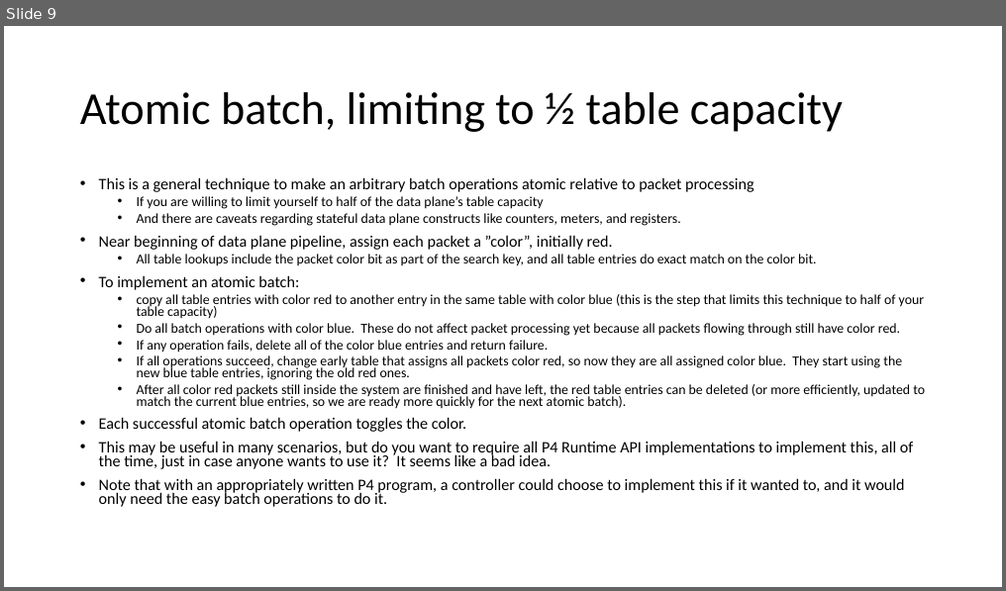
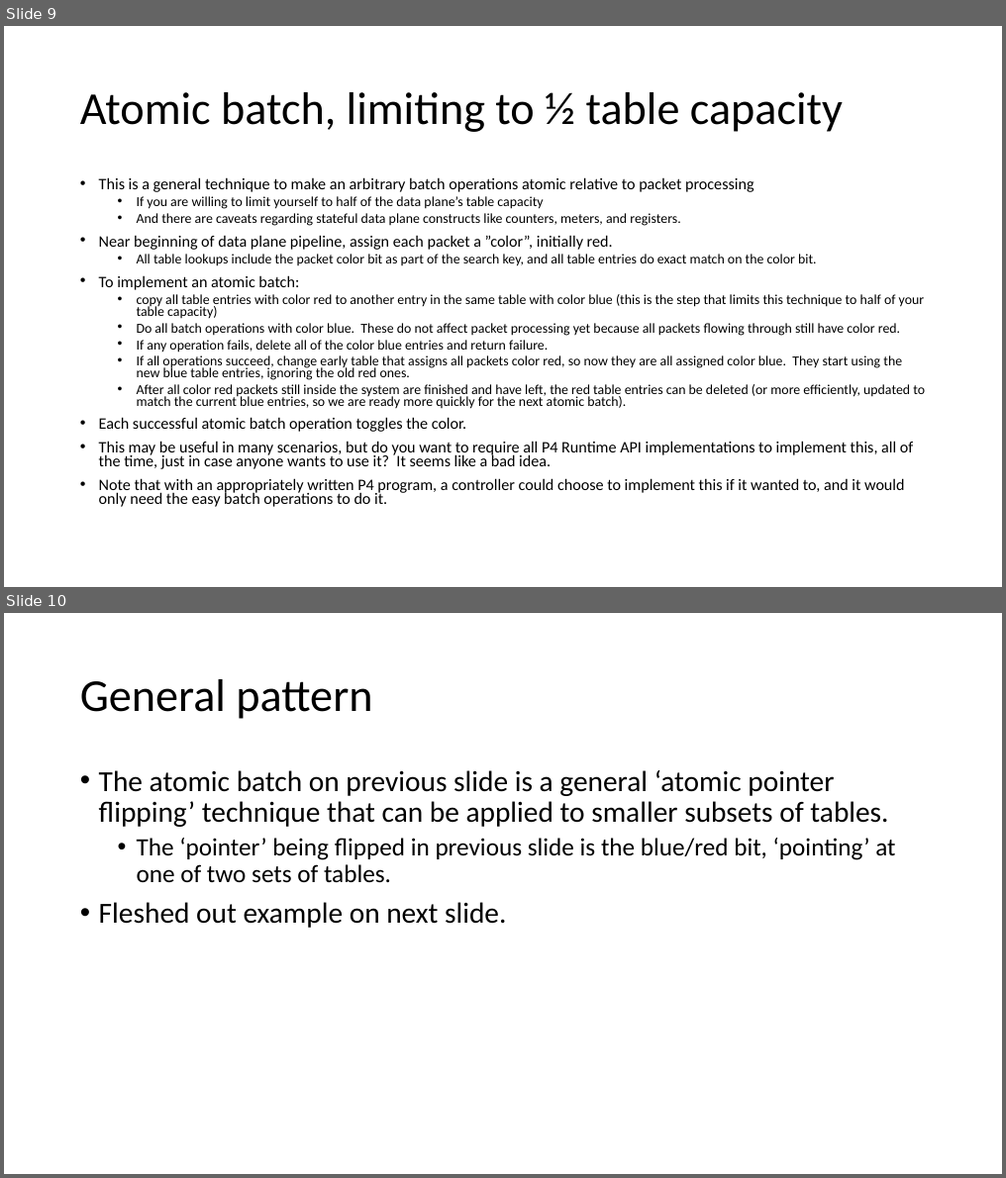
Before and after one commit to jafingerhut/p4-guide, a slide deck: docs/p4runtime api batch operations.pptx. Shown one above the other, each under a label of ours: slide 9 before the commit, slides 9 and 10 after it. The pictures are 1006x591 and 1006x1178 pixels, drawn with LibreOffice and Linux fonts; fonts in the diff are those of the drawing. Boxes give left, top, right and bottom in pixels: in the first picture for what was removed or moved away, otherwise in the second. Text is boxed around its words. In the diff, an @@ line names an element or a change of style, - is before the commit and + after.

Commit message:
Add example of atomic batch operation for ACLs

```diff
--- a/docs/p4runtime api batch operations.pptx
+++ b/docs/p4runtime api batch operations.pptx
@@ slide 10 added at (4, 613, 1002, 1174), background #FFFFFF @@
@@ title added at (80, 679, 372, 719), 44 pt, text #000000 @@
+General pattern
@@ text added at (99, 770, 895, 928), 28 pt, text #000000 @@
+• The atomic batch on previous slide is a general ‘atomic pointer flipping’ technique that can be applied to smaller subsets of tables.
+  • The ‘pointer’ being flipped in previous slide is the blue/red bit, ‘pointing’ at one of two sets of tables.
+• Fleshed out example on next slide.
```
Also in this commit, not shown: 5 slides changed, 4 other slides added.
